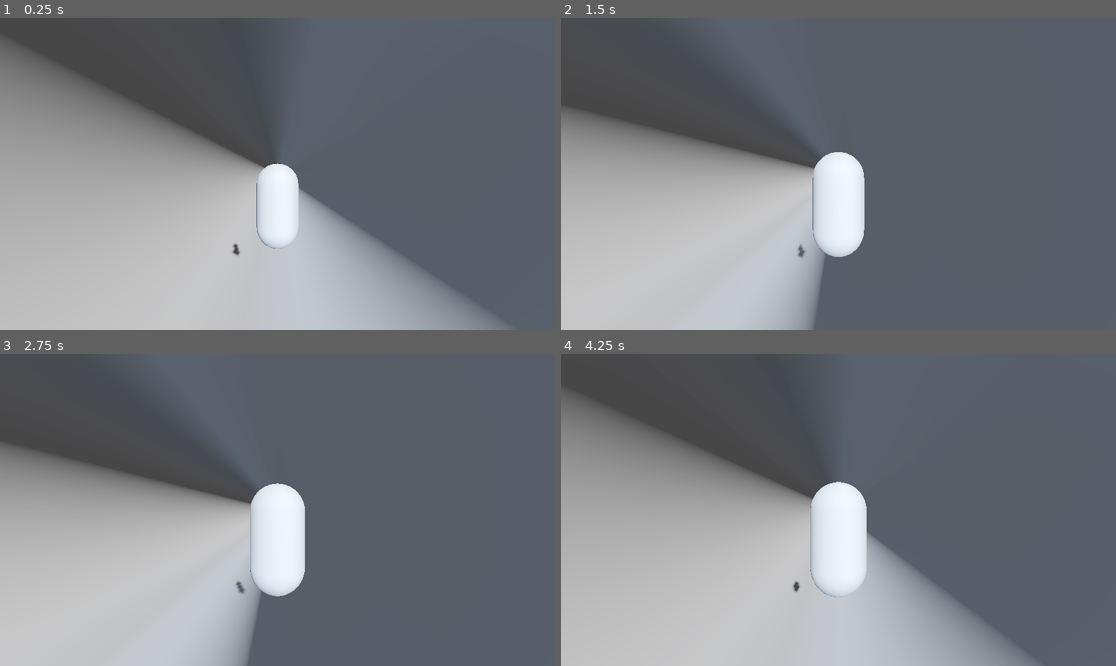
Above: before the commit, frames 1-4 (two rows, left to right).
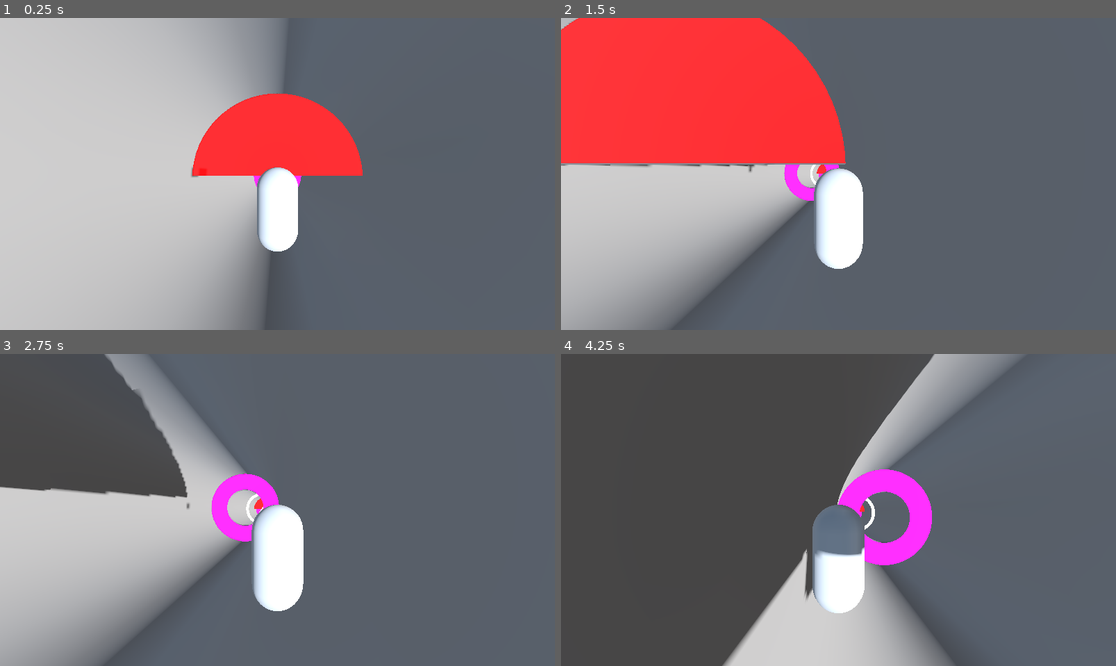
Above: after the commit, the same moments.

Repository: sen4az/HippieFall
Game: Godot game, scene res://Scenes/main.tscn
Same seed, same stepped clock (60 frames per second), same inputs: the game is played once before the commit and once after it.
Inputs (mouse positions are in pixels of both pictures, inside the frame that each line leads up to):
- Up to frame 1 (0.25 s): no input
- Up to frame 2 (1.5 s): move the mouse to (960, 158) at 0.52 s; hold D (move_right) 0.53-1.25 s; click (960, 158) at 0.67 s; drag from (727, 189) to (810, 236) at 1.27 s
- Up to frame 3 (2.75 s): move the mouse to (333, 441) at 2.02 s; hold D (move_right) from 2.03 s (still down)
- Up to frame 4 (4.25 s): release D (move_right) at 2.75 s; drag from (810, 572) to (672, 463) at 2.77 s; move the mouse to (1005, 556) at 3.52 s; hold A (move_left) from 3.53 s (still down)

The runs differ from the first frame. In frame 1, 48% of the frame differs, in the area x 0-91%, y 0-100%; in frame 2, 39%; in frame 3, 26%; in frame 4, 48%.

Commit message:
hippie-prototype-v-1.1
Added spawner of the tunnel, added moving obstacle.

Diff:
--- a/hippie-prototype-v-1.0/Scenes/main.tscn
+++ b/hippie-prototype-v-1.0/Scenes/main.tscn
@@ -1,7 +1,11 @@
-[gd_scene load_steps=6 format=3 uid="uid://bxn1pt420cvdj"]
+[gd_scene load_steps=10 format=3 uid="uid://bxn1pt420cvdj"]
 
 [ext_resource type="PackedScene" uid="uid://cwcj7krksdyrq" path="res://Scenes/player.tscn" id="1_jjgbg"]
-[ext_resource type="PackedScene" uid="uid://bwoylatocuvkt" path="res://Scenes/vertical_tunnel.tscn" id="2_bo1nx"]
+[ext_resource type="Script" uid="uid://clu85wxsubuos" path="res://Scripts/endless_tunnel.gd" id="2_kry3j"]
+[ext_resource type="PackedScene" uid="uid://cihbfjcl8d7lh" path="res://Scenes/segment_a.tscn" id="3_21xkr"]
+[ext_resource type="PackedScene" uid="uid://bh70xia7ag3nu" path="res://Scenes/segment_b.tscn" id="4_6bp64"]
+[ext_resource type="PackedScene" uid="uid://cwoi4iqiokmpx" path="res://Scenes/segment_c.tscn" id="5_344ge"]
+[ext_resource type="PackedScene" uid="uid://bwoylatocuvkt" path="res://Scenes/vertical_tunnel.tscn" id="6_21xkr"]
 
 [sub_resource type="ProceduralSkyMaterial" id="ProceduralSkyMaterial_jjgbg"]
 sky_horizon_color = Color(0.66224277, 0.6717428, 0.6867428, 1)
@@ -14,17 +18,26 @@
 background_mode = 2
 sky = SubResource("Sky_bo1nx")
 tonemap_mode = 2
-glow_enabled = true
+volumetric_fog_emission = Color(0, 0.73333335, 0, 1)
+volumetric_fog_length = 145.92
 
 [node name="Main" type="Node3D"]
+
+[node name="Player" parent="." instance=ExtResource("1_jjgbg")]
 
 [node name="WorldEnvironment" type="WorldEnvironment" parent="."]
 environment = SubResource("Environment_8gbba")
 
 [node name="DirectionalLight3D" type="DirectionalLight3D" parent="."]
-transform = Transform3D(-0.8660254, -0.43301278, 0.25, 0, 0.49999997, 0.86602545, -0.50000006, 0.75, -0.43301266, 0, 0, 0)
+transform = Transform3D(0.07783279, -0.8633983, 0.49848315, 2.7805946e-08, 0.49999994, 0.86602545, -0.9969665, -0.067405164, 0.038916364, 0, 3.0806665, 3.3213968)
 shadow_enabled = true
 
-[node name="VerticalTunnel" parent="." instance=ExtResource("2_bo1nx")]
+[node name="Segments" type="Node3D" parent="."]
 
-[node name="Player" parent="." instance=ExtResource("1_jjgbg")]
+[node name="EndlessTunnel" type="Node3D" parent="."]
+script = ExtResource("2_kry3j")
+segment_variants = Array[PackedScene]([ExtResource("3_21xkr"), ExtResource("4_6bp64"), ExtResource("5_344ge")])
+active_segments = 3
+max_recycles_per_frame = 3
+
+[node name="VerticalTunnel" parent="." instance=ExtResource("6_21xkr")]
--- /dev/null
+++ b/hippie-prototype-v-1.0/Scenes/obstacle_1.tscn
@@ -0,0 +1,17 @@
+[gd_scene load_steps=2 format=3 uid="uid://vklikhus0d2t"]
+
+[sub_resource type="StandardMaterial3D" id="StandardMaterial3D_x84vb"]
+albedo_color = Color(8.235, 0, 0, 1)
+
+[node name="Obstacle1" type="Node3D"]
+
+[node name="CSGCylinder3D" type="CSGCylinder3D" parent="."]
+use_collision = true
+radius = 15.0
+sides = 64
+material = SubResource("StandardMaterial3D_x84vb")
+
+[node name="CSGBox3D" type="CSGBox3D" parent="CSGCylinder3D"]
+transform = Transform3D(1, 0, 0, 0, 1, 0, 0, 0, 1, -1.138814, 0, 7.4484863)
+operation = 2
+size = Vector3(32.861366, 4.1, 15.896973)
--- /dev/null
+++ b/hippie-prototype-v-1.0/Scenes/obstacle_2.tscn
@@ -0,0 +1,17 @@
+[gd_scene load_steps=2 format=3 uid="uid://7evj2gp2qan5"]
+
+[sub_resource type="StandardMaterial3D" id="StandardMaterial3D_m8qwd"]
+albedo_color = Color(2.0146928, 0, 0.57294494, 1)
+
+[node name="Obstacle2" type="Node3D"]
+
+[node name="CSGCylinder3D" type="CSGCylinder3D" parent="."]
+use_collision = true
+radius = 15.0
+sides = 64
+material = SubResource("StandardMaterial3D_m8qwd")
+
+[node name="CSGCylinder3D" type="CSGCylinder3D" parent="CSGCylinder3D"]
+operation = 2
+radius = 8.0
+sides = 64
--- /dev/null
+++ b/hippie-prototype-v-1.0/Scenes/obstacle_3.tscn
@@ -0,0 +1,35 @@
+[gd_scene load_steps=5 format=3 uid="uid://bu0gjs5a07cjr"]
+
+[ext_resource type="Script" uid="uid://cqir3721ki7y" path="res://Scripts/animatable_body_3d.gd" id="1_sc8no"]
+
+[sub_resource type="StandardMaterial3D" id="StandardMaterial3D_sc8no"]
+albedo_color = Color(0.777, 1.259, 0.464, 1)
+
+[sub_resource type="BoxMesh" id="BoxMesh_sc8no"]
+size = Vector3(20, 1, 1)
+
+[sub_resource type="ConcavePolygonShape3D" id="ConcavePolygonShape3D_53i0h"]
+data = PackedVector3Array(-10, 0.5, 0.5, 10, 0.5, 0.5, -10, -0.5, 0.5, 10, 0.5, 0.5, 10, -0.5, 0.5, -10, -0.5, 0.5, 10, 0.5, -0.5, -10, 0.5, -0.5, 10, -0.5, -0.5, -10, 0.5, -0.5, -10, -0.5, -0.5, 10, -0.5, -0.5, 10, 0.5, 0.5, 10, 0.5, -0.5, 10, -0.5, 0.5, 10, 0.5, -0.5, 10, -0.5, -0.5, 10, -0.5, 0.5, -10, 0.5, -0.5, -10, 0.5, 0.5, -10, -0.5, -0.5, -10, 0.5, 0.5, -10, -0.5, 0.5, -10, -0.5, -0.5, 10, 0.5, 0.5, -10, 0.5, 0.5, 10, 0.5, -0.5, -10, 0.5, 0.5, -10, 0.5, -0.5, 10, 0.5, -0.5, -10, -0.5, 0.5, 10, -0.5, 0.5, -10, -0.5, -0.5, 10, -0.5, 0.5, 10, -0.5, -0.5, -10, -0.5, -0.5)
+
+[node name="Obstacle3" type="Node3D"]
+
+[node name="CSGCylinder3D" type="CSGCylinder3D" parent="."]
+use_collision = true
+radius = 15.0
+sides = 64
+material = SubResource("StandardMaterial3D_sc8no")
+
+[node name="CSGCylinder3D" type="CSGCylinder3D" parent="CSGCylinder3D"]
+operation = 2
+radius = 12.4
+sides = 64
+
+[node name="Obstacle3Body" type="StaticBody3D" parent="."]
+transform = Transform3D(1, 0, 0, 0, 1, 0, 0, 0, 1, 0, 0.52394867, 0)
+script = ExtResource("1_sc8no")
+
+[node name="MeshInstance3D" type="MeshInstance3D" parent="Obstacle3Body"]
+mesh = SubResource("BoxMesh_sc8no")
+
+[node name="CollisionShape3D" type="CollisionShape3D" parent="Obstacle3Body"]
+shape = SubResource("ConcavePolygonShape3D_53i0h")
--- a/hippie-prototype-v-1.0/Scenes/player.tscn
+++ b/hippie-prototype-v-1.0/Scenes/player.tscn
@@ -22,4 +22,6 @@
 transform = Transform3D(1, 0, 0, 0, -4.371139e-08, 1, 0, -1, -4.371139e-08, 0, 4.533205, -0.8194563)
 fov = 90.0
 script = ExtResource("2_cvnsp")
+catch_up_threshold = 3.0
+catch_up_factor = 0.01
 player = NodePath("..")
--- /dev/null
+++ b/hippie-prototype-v-1.0/Scenes/segment_a.tscn
@@ -0,0 +1,26 @@
+[gd_scene load_steps=5 format=3 uid="uid://cihbfjcl8d7lh"]
+
+[ext_resource type="PackedScene" uid="uid://bwoylatocuvkt" path="res://Scenes/vertical_tunnel.tscn" id="1_rki0k"]
+[ext_resource type="PackedScene" uid="uid://vklikhus0d2t" path="res://Scenes/obstacle_1.tscn" id="2_s3xl3"]
+[ext_resource type="PackedScene" uid="uid://7evj2gp2qan5" path="res://Scenes/obstacle_2.tscn" id="3_n5dik"]
+[ext_resource type="PackedScene" uid="uid://bu0gjs5a07cjr" path="res://Scenes/obstacle_3.tscn" id="4_12s7s"]
+
+[node name="SegmentA" type="Node3D"]
+
+[node name="Entrance" type="Node3D" parent="."]
+
+[node name="Exit" type="Node3D" parent="."]
+transform = Transform3D(1, 0, 0, 0, 1, 0, 0, 0, 1, 0, -200, 0)
+
+[node name="VerticalTunnel" parent="." instance=ExtResource("1_rki0k")]
+
+[node name="Obstacles" type="Node3D" parent="."]
+
+[node name="Obstacle1" parent="Obstacles" instance=ExtResource("2_s3xl3")]
+transform = Transform3D(1, 0, 0, 0, 1, 0, 0, 0, 1, 0, -26.64989, 0)
+
+[node name="Obstacle2" parent="Obstacles" instance=ExtResource("3_n5dik")]
+transform = Transform3D(1, 0, 0, 0, 1, 0, 0, 0, 1, 0, -97.92102, 0)
+
+[node name="Obstacle3" parent="Obstacles" instance=ExtResource("4_12s7s")]
+transform = Transform3D(1, 0, 0, 0, 1, 0, 0, 0, 1, 0, -174.26732, 0)
--- /dev/null
+++ b/hippie-prototype-v-1.0/Scenes/segment_b.tscn
@@ -0,0 +1,32 @@
+[gd_scene load_steps=5 format=3 uid="uid://bh70xia7ag3nu"]
+
+[ext_resource type="PackedScene" uid="uid://bwoylatocuvkt" path="res://Scenes/vertical_tunnel.tscn" id="1_js58n"]
+[ext_resource type="PackedScene" uid="uid://vklikhus0d2t" path="res://Scenes/obstacle_1.tscn" id="2_xgpyt"]
+[ext_resource type="PackedScene" uid="uid://7evj2gp2qan5" path="res://Scenes/obstacle_2.tscn" id="3_awb7k"]
+[ext_resource type="PackedScene" uid="uid://bu0gjs5a07cjr" path="res://Scenes/obstacle_3.tscn" id="4_sbtuf"]
+
+[node name="SegmentA" type="Node3D"]
+
+[node name="Entrance" type="Node3D" parent="."]
+
+[node name="Exit" type="Node3D" parent="."]
+transform = Transform3D(1, 0, 0, 0, 1, 0, 0, 0, 1, 0, -200, 0)
+
+[node name="VerticalTunnel" parent="." instance=ExtResource("1_js58n")]
+
+[node name="Obstacles" type="Node3D" parent="."]
+
+[node name="ObstacleHW1" parent="Obstacles" instance=ExtResource("2_xgpyt")]
+transform = Transform3D(-4.371139e-08, 0, 1, 0, 1, 0, -1, 0, -4.371139e-08, 0, -23.510965, 0)
+
+[node name="ObstacleHW2" parent="Obstacles" instance=ExtResource("2_xgpyt")]
+transform = Transform3D(-1, 0, -8.742278e-08, 0, 1, 0, 8.742278e-08, 0, -1, 0, -49.074722, 0)
+
+[node name="Obstacle2" parent="Obstacles" instance=ExtResource("3_awb7k")]
+transform = Transform3D(1, 0, 0, 0, 1, 0, 0, 0, 1, 0, -170.77563, 0)
+
+[node name="ObstacleFan1" parent="Obstacles" instance=ExtResource("4_sbtuf")]
+transform = Transform3D(1, 0, 0, 0, 1, 0, 0, 0, 1, 0, -88.478546, 0)
+
+[node name="ObstacleFan2" parent="Obstacles" instance=ExtResource("4_sbtuf")]
+transform = Transform3D(1, 0, 0, 0, 1, 0, 0, 0, 1, 0, -129.44891, 0)
--- /dev/null
+++ b/hippie-prototype-v-1.0/Scenes/segment_c.tscn
@@ -0,0 +1,38 @@
+[gd_scene load_steps=5 format=3 uid="uid://cwoi4iqiokmpx"]
+
+[ext_resource type="PackedScene" uid="uid://bwoylatocuvkt" path="res://Scenes/vertical_tunnel.tscn" id="1_b7j80"]
+[ext_resource type="PackedScene" uid="uid://vklikhus0d2t" path="res://Scenes/obstacle_1.tscn" id="2_gegx1"]
+[ext_resource type="PackedScene" uid="uid://7evj2gp2qan5" path="res://Scenes/obstacle_2.tscn" id="3_388it"]
+[ext_resource type="PackedScene" uid="uid://bu0gjs5a07cjr" path="res://Scenes/obstacle_3.tscn" id="4_ol26y"]
+
+[node name="SegmentA" type="Node3D"]
+
+[node name="Entrance" type="Node3D" parent="."]
+
+[node name="Exit" type="Node3D" parent="."]
+transform = Transform3D(1, 0, 0, 0, 1, 0, 0, 0, 1, 0, -200, 0)
+
+[node name="VerticalTunnel" parent="." instance=ExtResource("1_b7j80")]
+
+[node name="Obstacles" type="Node3D" parent="."]
+
+[node name="ObstacleHW1" parent="Obstacles" instance=ExtResource("2_gegx1")]
+transform = Transform3D(1, 0, 0, 0, 1, 0, 0, 0, 1, 0, -23.510965, 0)
+
+[node name="ObstacleHW3" parent="Obstacles" instance=ExtResource("2_gegx1")]
+transform = Transform3D(1, 0, 0, 0, 1, 0, 0, 0, 1, 0, -109.36256, 0)
+
+[node name="ObstacleHW4" parent="Obstacles" instance=ExtResource("2_gegx1")]
+transform = Transform3D(-1, 0, -8.742278e-08, 0, 1, 0, 8.742278e-08, 0, -1, 0, -164.40097, 0)
+
+[node name="ObstacleHW2" parent="Obstacles" instance=ExtResource("2_gegx1")]
+transform = Transform3D(-4.371139e-08, 0, 1, 0, 1, 0, -1, 0, -4.371139e-08, 0, -65.12999, 0)
+
+[node name="Obstacle2" parent="Obstacles" instance=ExtResource("3_388it")]
+transform = Transform3D(1, 0, 0, 0, 1, 0, 0, 0, 1, 0, -43.114334, 0)
+
+[node name="ObstacleFan1" parent="Obstacles" instance=ExtResource("4_ol26y")]
+transform = Transform3D(1, 0, 0, 0, 1, 0, 0, 0, 1, 0, -88.478546, 0)
+
+[node name="ObstacleFan2" parent="Obstacles" instance=ExtResource("4_ol26y")]
+transform = Transform3D(1, 0, 0, 0, 1, 0, 0, 0, 1, 0, -129.44891, 0)
--- /dev/null
+++ b/hippie-prototype-v-1.0/Scripts/animatable_body_3d.gd
@@ -0,0 +1,42 @@
+extends StaticBody3D
+
+@export var rpm: float = 25.0
+@export var axis: Vector3 = Vector3.UP
+
+var _base_basis: Basis = Basis.IDENTITY
+var _time: float = 0.0
+
+func _ready() -> void:
+	scale = Vector3.ONE
+	_apply_material_safety(self)
+	call_deferred("_capture_base_basis")
+
+func recycle_reset() -> void:
+	_time = 0.0
+	call_deferred("_capture_base_basis")
+
+func _physics_process(delta: float) -> void:
+	_time += delta
+	var ang_vel: float = rpm * TAU / 60.0
+	var angle: float = ang_vel * _time
+	var rot_basis: Basis = Basis(axis.normalized(), angle)
+	var new_basis: Basis = _base_basis * rot_basis
+	var origin: Vector3 = global_transform.origin
+	global_transform = Transform3D(new_basis, origin)
+
+func _capture_base_basis() -> void:
+	_base_basis = global_transform.basis.orthonormalized()
+
+func _apply_material_safety(root: Node) -> void:
+	for child in root.get_children():
+		var mi: MeshInstance3D = child as MeshInstance3D
+		if mi != null:
+			var mat: BaseMaterial3D = mi.get_active_material(0)
+			if mat == null:
+				var std: StandardMaterial3D = StandardMaterial3D.new()
+				mi.set_surface_override_material(0, std)
+				mat = std
+			mat.cull_mode = BaseMaterial3D.CULL_DISABLED
+			mi.visibility_range_begin = 0.0
+			mi.visibility_range_end = 0.0
+		_apply_material_safety(child)
--- a/hippie-prototype-v-1.0/Scripts/camera_3d.gd
+++ b/hippie-prototype-v-1.0/Scripts/camera_3d.gd
@@ -1,34 +1,41 @@
 extends Camera3D
 
-# Smoothing parameters
-@export var smoothing_speed: float = 1.0 # Higher value = tighter follow
-@export var offset: Vector3 = Vector3(0, 3.3, -0.5) # Default offset to position camera above and behind the player
+# Parameters for camera behavior
+@export var smoothing_speed: float = 1.0 # Moderate smoothing for balance
+@export var offset: Vector3 = Vector3(0, 3.5, -0.9) # Camera position above and slightly behind the player
+@export var catch_up_threshold: float = 1.0 # Distance threshold for faster correction
+@export var catch_up_factor: float = 0.1 # Catch-up strength for aggressive following
 
-# Tunnel boundary limits (adjust these to match your tunnel dimensions)
-#@export var bounds_min: Vector3 = Vector3(-5, 0, -20)  # Example: lower limit
-#@export var bounds_max: Vector3 = Vector3(5, 10, 20)   # Example: upper limit
+@export var player: NodePath # Reference to the player node (set in Inspector)
 
-# Reference to the player (export helps assigning in the Inspector)
-@export var player: NodePath
-
-# Internal cached position for stability
+# Internal cached position for camera movement
 var target_position: Vector3
 
 func _ready():
-	if player == null:
-		print("Error: Player node must be assigned!")
+	# Validate the player node
+	if player == null or not has_node(player):
+		print("Error: Player node not assigned!")
+		set_process(false)
 		return
 
-	# Initialize tracking player position
-	target_position = get_node(player).global_transform.origin
+	# Initialize target position
+	var player_node = get_node(player)
+	target_position = player_node.global_transform.origin
 
 func _process(delta):
+	# Retrieve the player node
 	var player_node = get_node(player)
 	if not player_node:
+		print("Warning: Player node not found!")
 		return
 
-	# Determine target position in 3D space
-	target_position = player_node.global_transform.origin + offset
+	# Calculate the desired target position based on the player's position and offset
+	var desired_position = player_node.global_transform.origin + offset
 
-	# Optional lag smoothing using `lerp` (linear interpolation between current and target positions)
-	global_transform.origin = global_transform.origin.lerp(target_position, delta * smoothing_speed)
+	# Gradually smooth toward the desired position
+	var movement_smoothness: float = 1.0 - exp(-smoothing_speed * delta)
+	global_transform.origin = global_transform.origin.lerp(desired_position, movement_smoothness)
+
+	# Aggressive catch-up logic if the camera lags too far behind
+	if global_transform.origin.distance_to(desired_position) > catch_up_threshold:
+		global_transform.origin = global_transform.origin.lerp(desired_position, catch_up_factor)
--- /dev/null
+++ b/hippie-prototype-v-1.0/Scripts/csg_box_3d.gd
@@ -0,0 +1,8 @@
+extends CSGBox3D
+
+@export var rpm: float = 60.0          # rotations per minute
+@export var axis: Vector3 = Vector3.UP # spin axis (Y for top view)
+
+func _physics_process(delta: float) -> void:
+	var radians := rpm * TAU / 60.0 * delta
+	rotate_object_local(axis.normalized(), radians)
--- /dev/null
+++ b/hippie-prototype-v-1.0/Scripts/endless_tunnel.gd
@@ -0,0 +1,102 @@
+extends Node3D
+
+@export var player_path: NodePath = NodePath("../Player")
+@export var segments_root_path: NodePath = NodePath("../Segments")
+@export var segment_variants: Array[PackedScene] = []
+
+
+@export var active_segments: int = 4
+@export var segment_length: float = 200.0
+@export var direction: Vector3 = Vector3(0, -1, 0)
+@export var recycle_margin: float = 0.5
+@export var align_first_to_player: bool = true
+@export var enable_debug_logs: bool = false
+@export var max_recycles_per_frame: int = 8
+
+var _player: Node3D
+var _root: Node
+var _segments: Array[Node3D] = []
+var _rng: RandomNumberGenerator = RandomNumberGenerator.new()
+var _dir: Vector3 = Vector3(0, -1, 0)
+var _spawn_basis: Basis = Basis.IDENTITY
+
+func _ready() -> void:
+	_player = get_node_or_null(player_path) as Node3D
+	_root = get_node_or_null(segments_root_path) as Node
+	if _player == null:
+		push_error("SimpleNumericTunnelSpawner: player_path invalid.")
+		return
+	if _root == null:
+		push_error("SimpleNumericTunnelSpawner: segments_root_path invalid.")
+		return
+	if segment_variants.is_empty():
+		push_error("SimpleNumericTunnelSpawner: assign segment_variants.")
+		return
+	if active_segments < 2:
+		active_segments = 2
+
+	_rng.randomize()
+	var dir_len: float = direction.length()
+	if dir_len <= 0.0001:
+		_dir = Vector3(0, -1, 0)
+	else:
+		_dir = direction / dir_len
+
+	_spawn_basis = global_basis.orthonormalized()
+
+	var base_pos: Vector3 = global_position
+	if align_first_to_player:
+		base_pos = _player.global_position
+
+	for i in range(active_segments):
+		var seg: Node3D = _instantiate_random()
+		_root.add_child(seg)
+		_segments.append(seg)
+		var pos_i: Vector3 = base_pos + _dir * segment_length * float(i)
+		seg.global_transform = Transform3D(_spawn_basis, pos_i)
+		if enable_debug_logs:
+			print("init seg ", i, " at ", pos_i)
+
+func _physics_process(delta: float) -> void:
+	if _segments.is_empty():
+		return
+
+	var recycled: int = 0
+	while recycled < max_recycles_per_frame:
+		var front: Node3D = _segments[0]
+		var start_pos: Vector3 = front.global_position
+		var t: float = (_player.global_position - start_pos).dot(_dir)
+		if t <= (segment_length - recycle_margin):
+			break
+		_recycle_move_front_to_tail()
+		recycled += 1
+
+	if recycled >= max_recycles_per_frame and enable_debug_logs:
+		print("recycle cap hit this frame: ", recycled)
+
+func _recycle_move_front_to_tail() -> void:
+	if _segments.size() < 2:
+		return
+
+	var front: Node3D = _segments[0]
+	_segments.remove_at(0)
+	var tail: Node3D = _segments[_segments.size() - 1]
+	var new_pos: Vector3 = tail.global_position + _dir * segment_length
+	front.global_transform = Transform3D(_spawn_basis, new_pos)
+	_segments.append(front)
+	_reset_segment_recursive(front)
+
+	if enable_debug_logs:
+		print("recycle -> moved front to ", new_pos)
+
+func _instantiate_random() -> Node3D:
+	var idx: int = int(_rng.randi() % segment_variants.size())
+	var scene: PackedScene = segment_variants[idx]
+	var inst: Node = scene.instantiate()
+	return inst as Node3D
+
+func _reset_segment_recursive(n: Node) -> void:
+	if n.has_method("recycle_reset"):
+		n.call("recycle_reset")
+	for c in n.get_children():
+		_reset_segment_recursive(c)
--- a/hippie-prototype-v-1.0/Scripts/player.gd
+++ b/hippie-prototype-v-1.0/Scripts/player.gd
@@ -1,35 +1,64 @@
 extends CharacterBody3D
 
-# Speeds
-@export var max_speed_x: float = 20.0
-@export var max_speed_z: float = 20.0
-@export var fall_speed: float = 8.0
+# Movement Speeds
+@export var max_speed_x: float = 25.0
+@export var max_speed_z: float = 25.0
 
-# Smoothing (lerp)
-@export var lerp_factor: float = 10.0   # larger = faster interpolation (try 4..20)
+# Dynamic Falling Speed
+@export var fall_speed_start: float = 10.0  # Initial falling speed
+@export var fall_speed_max: float = 50.0  # Maximum falling speed
+@export var fall_speed_increment: float = 1  # Speed increment per second
 
-# Upgrades / debug
-@export var speed_multiplier: float = 1.0
-@export var debug: bool = true
+# Smoothing for movement (lerp)
+@export var lerp_factor: float = 10.0  # Controls smoothness; larger = faster transitions
+
+# Touch Controls
+@export var touch_sensitivity: float = 10.0  # Customize drag responsiveness for mobile
+var touch_delta: Vector2 = Vector2.ZERO
+var is_touching: bool = false
+
+# Internal state
+var current_fall_speed: float
+
+func _ready():
+	# Initialize current falling speed
+	current_fall_speed = fall_speed_start
+
+func _input(event):
+	if event is InputEventScreenDrag:
+		# Calculate swipe movement based on touch delta
+		touch_delta = event.relative * touch_sensitivity
+	elif event is InputEventScreenTouch:
+		# Set touch state (pressed/released)
+		is_touching = event.pressed
+		touch_delta = Vector2.ZERO  # Reset delta when touch ends
 
 func _physics_process(delta: float) -> void:
-	# always fall down on Y
-	velocity.y = -fall_speed
+	# Dynamically increase falling speed over time, clamped to the maximum
+	current_fall_speed = clamp(current_fall_speed + fall_speed_increment * delta, fall_speed_start, fall_speed_max)
+	velocity.y = -current_fall_speed  # Apply dynamic falling speed
 
-	# analog-friendly inputs (-1 .. +1)
-	var ix: float = Input.get_action_strength("move_right") - Input.get_action_strength("move_left")
-	var iz: float = Input.get_action_strength("move_forward") - Input.get_action_strength("move_back")
+	# Get movement inputs (either touch-based or keyboard-based)
+	var ix: float = 0.0
+	var iz: float = 0.0
+	if is_touching:
+		# Use the drag-based input for mobisdsale devices
+		ix = touch_delta.x / 100
+		iz = touch_delta.y / 100  # Drags downward move positively along Z
+	else:
+		# Keyboard controls for PC
+		ix = Input.get_action_strength("move_right") - Input.get_action_strength("move_left")
+		iz = -(Input.get_action_strength("move_forward") - Input.get_action_strength("move_back"))  # Reverse for +Z
 
-	# targets (apply multiplier); forward -> -Z
-	var tx: float = ix * max_speed_x * speed_multiplier
-	var tz: float = -iz * max_speed_z * speed_multiplier
+	# Calculate target velocity (scaled by max speeds)
+	var tx: float = ix * max_speed_x
+	var tz: float = iz * max_speed_z
 
-	# smooth velocity change toward target using lerp (frame-rate scaled)
+	# Smoothly interpolate to target velocity using lerp (frame-rate scaled for consistency)
 	var t: float = clamp(lerp_factor * delta, 0.0, 1.0)
 	velocity.x = lerp(velocity.x, tx, t)
 	velocity.z = lerp(velocity.z, tz, t)
 
-	if debug:
-		print("vel:", velocity, "pos:", global_transform.origin)
-
+	# Apply
+	print(current_fall_speed)
 	move_and_slide()
Not shown, added: hippie-prototype-v-1.0/Scripts/animatable_body_3d.gd.uid
Not shown, added: hippie-prototype-v-1.0/Scripts/csg_box_3d.gd.uid
Not shown, added: hippie-prototype-v-1.0/Scripts/endless_tunnel.gd.uid
